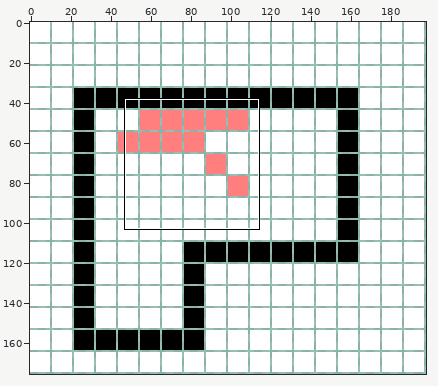
A sprite sheet gets an edit: agent 1/floor1.png. The picture above shows the old version from afar; the outline marks the close-up.
Close-up. Earlier state:
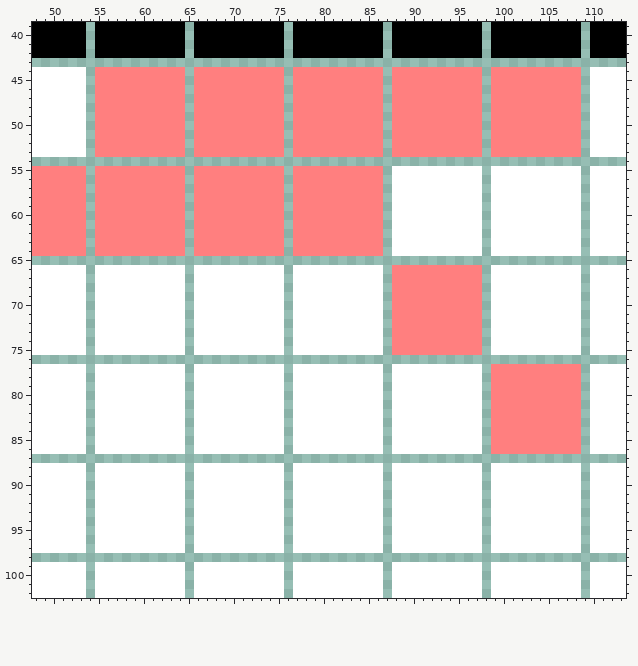
The file is 396x352 pixels, drawn in blocks of 2x2; one block is one cell here. Shown: x 48..113, y 39..102.
Once edited:
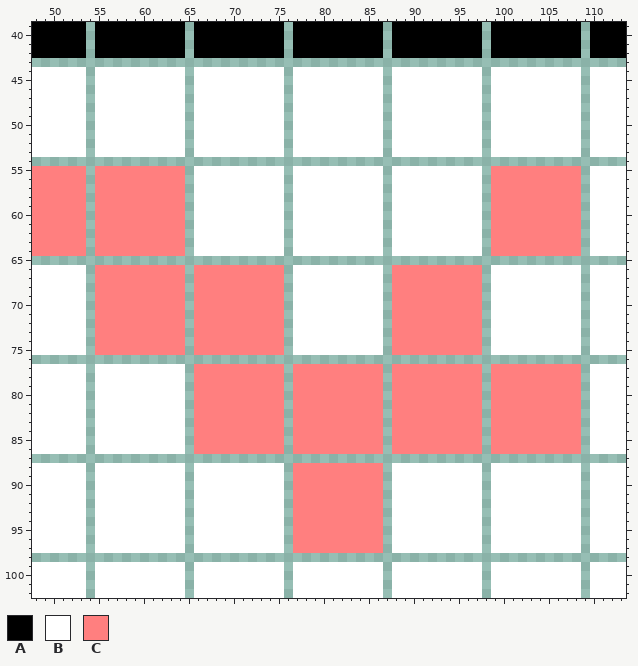
Palette (. is transparent): A #000000  B #ffffff  C #ff7f7f
Changes in this commit:
Changed rows in their new state; - is an unchanged pixel.
first column x 55:
 44 BBBBBBBBBB-BBBBBBBBBB-BBBBBBBBBB-BBBBBBBBBB-BBBBBBBBBB
 45 BBBBBBBBBB-BBBBBBBBBB-BBBBBBBBBB-BBBBBBBBBB-BBBBBBBBBB
 46 BBBBBBBBBB-BBBBBBBBBB-BBBBBBBBBB-BBBBBBBBBB-BBBBBBBBBB
 47 BBBBBBBBBB-BBBBBBBBBB-BBBBBBBBBB-BBBBBBBBBB-BBBBBBBBBB
 48 BBBBBBBBBB-BBBBBBBBBB-BBBBBBBBBB-BBBBBBBBBB-BBBBBBBBBB
 49 BBBBBBBBBB-BBBBBBBBBB-BBBBBBBBBB-BBBBBBBBBB-BBBBBBBBBB
 50 BBBBBBBBBB-BBBBBBBBBB-BBBBBBBBBB-BBBBBBBBBB-BBBBBBBBBB
 51 BBBBBBBBBB-BBBBBBBBBB-BBBBBBBBBB-BBBBBBBBBB-BBBBBBBBBB
 52 BBBBBBBBBB-BBBBBBBBBB-BBBBBBBBBB-BBBBBBBBBB-BBBBBBBBBB
 53 BBBBBBBBBB-BBBBBBBBBB-BBBBBBBBBB-BBBBBBBBBB-BBBBBBBBBB
 55 -----------BBBBBBBBBB-BBBBBBBBBB------------CCCCCCCCCC
 56 -----------BBBBBBBBBB-BBBBBBBBBB------------CCCCCCCCCC
 57 -----------BBBBBBBBBB-BBBBBBBBBB------------CCCCCCCCCC
 58 -----------BBBBBBBBBB-BBBBBBBBBB------------CCCCCCCCCC
 59 -----------BBBBBBBBBB-BBBBBBBBBB------------CCCCCCCCCC
 60 -----------BBBBBBBBBB-BBBBBBBBBB------------CCCCCCCCCC
 61 -----------BBBBBBBBBB-BBBBBBBBBB------------CCCCCCCCCC
 62 -----------BBBBBBBBBB-BBBBBBBBBB------------CCCCCCCCCC
 63 -----------BBBBBBBBBB-BBBBBBBBBB------------CCCCCCCCCC
 64 -----------BBBBBBBBBB-BBBBBBBBBB------------CCCCCCCCCC
 66 CCCCCCCCCC-CCCCCCCCCC---------------------------------
 67 CCCCCCCCCC-CCCCCCCCCC---------------------------------
 68 CCCCCCCCCC-CCCCCCCCCC---------------------------------
 69 CCCCCCCCCC-CCCCCCCCCC---------------------------------
 70 CCCCCCCCCC-CCCCCCCCCC---------------------------------
 71 CCCCCCCCCC-CCCCCCCCCC---------------------------------
 72 CCCCCCCCCC-CCCCCCCCCC---------------------------------
 73 CCCCCCCCCC-CCCCCCCCCC---------------------------------
 74 CCCCCCCCCC-CCCCCCCCCC---------------------------------
 75 CCCCCCCCCC-CCCCCCCCCC---------------------------------
 77 -----------CCCCCCCCCC-CCCCCCCCCC-CCCCCCCCCC-----------
 78 -----------CCCCCCCCCC-CCCCCCCCCC-CCCCCCCCCC-----------
 79 -----------CCCCCCCCCC-CCCCCCCCCC-CCCCCCCCCC-----------
 80 -----------CCCCCCCCCC-CCCCCCCCCC-CCCCCCCCCC-----------
 81 -----------CCCCCCCCCC-CCCCCCCCCC-CCCCCCCCCC-----------
 82 -----------CCCCCCCCCC-CCCCCCCCCC-CCCCCCCCCC-----------
 83 -----------CCCCCCCCCC-CCCCCCCCCC-CCCCCCCCCC-----------
 84 -----------CCCCCCCCCC-CCCCCCCCCC-CCCCCCCCCC-----------
 85 -----------CCCCCCCCCC-CCCCCCCCCC-CCCCCCCCCC-----------
 86 -----------CCCCCCCCCC-CCCCCCCCCC-CCCCCCCCCC-----------
 88 ----------------------CCCCCCCCCC----------------------
 89 ----------------------CCCCCCCCCC----------------------
 90 ----------------------CCCCCCCCCC----------------------
 91 ----------------------CCCCCCCCCC----------------------
 92 ----------------------CCCCCCCCCC----------------------
 93 ----------------------CCCCCCCCCC----------------------
 94 ----------------------CCCCCCCCCC----------------------
 95 ----------------------CCCCCCCCCC----------------------
 96 ----------------------CCCCCCCCCC----------------------
 97 ----------------------CCCCCCCCCC----------------------
Where, in picture pixels (left, top, right, bottom), the same in both close-ups:
changed: (95, 67, 581, 553)
